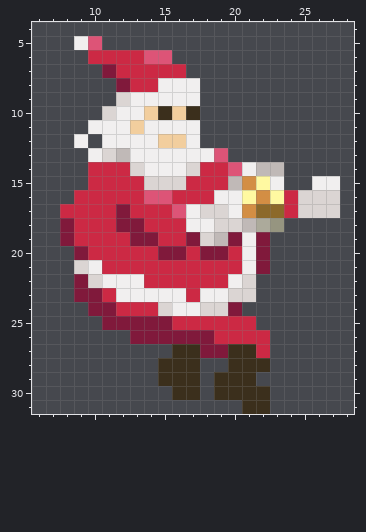
File history of a pixel-art file, res/santa.aseprite. The first picture shows the starting point.
32x32 pixels, 1 frame. Shown: x 6..28, y 4..31.
Now the later version:
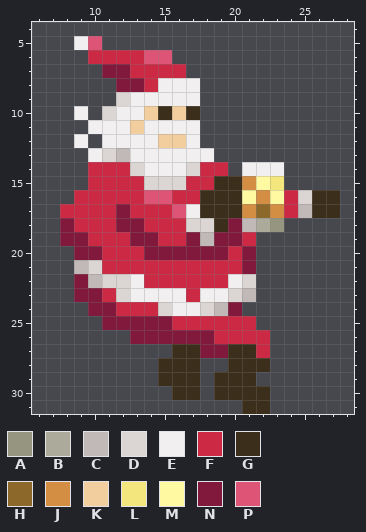
Palette (. is transparent): A #969580  B #acaa9b  C #c0b9b7  D #dbd5d3  E #f1efef  F #cc2944  G #3b2f1c  H #8c692a  J #d38e44  K #f2ce9e  L #f3e67d  M #fff9a1  N #80193b  P #dd5477
Diff:
layer "body" added
layer "head" added
layer "beer_arm" added
layer "Layer 1" removed
y 7: x 12 F -> N
y 8: x 13 F -> N
y 10: x 9 . -> E
y 13: x 19 P -> .
y 14: x 20 P -> .; x 22..23 CC -> EE
y 15: x 19..20 FC -> GG; x 23 E -> L; x 26..27 EE -> ..
y 16: x 18..20 FEE -> GGG; x 26..27 DD -> GG
y 17: x 18..20 DDE -> GGG; x 23 H -> J; x 25..27 DDD -> CGG
y 18: x 17..20 EEDD -> DDGN
y 19: x 9 F -> N; x 18..19 DC -> CN; x 21..22 EN -> F.
y 20: x 10 F -> N; x 14 F -> N; x 17 F -> N; x 21..22 EN -> N.
y 21: x 9..10 DE -> CD; x 21..22 EN -> N.
y 22: x 10..12 DEE -> CDD
y 23: x 12 E -> D; x 21 D -> C
y 24: x 19 D -> C
Changed places in both pictures, as pixel boxes (x1, y1, x2, y2):
changed: (74, 64, 144, 120)
changed: (74, 148, 340, 316)
